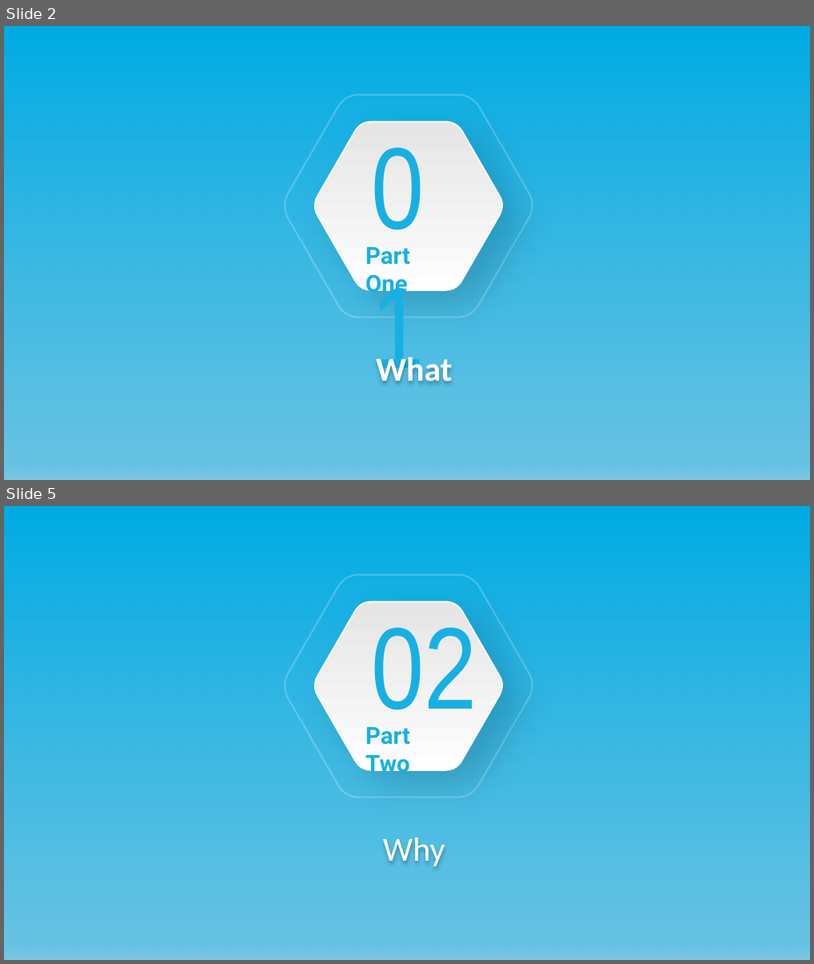
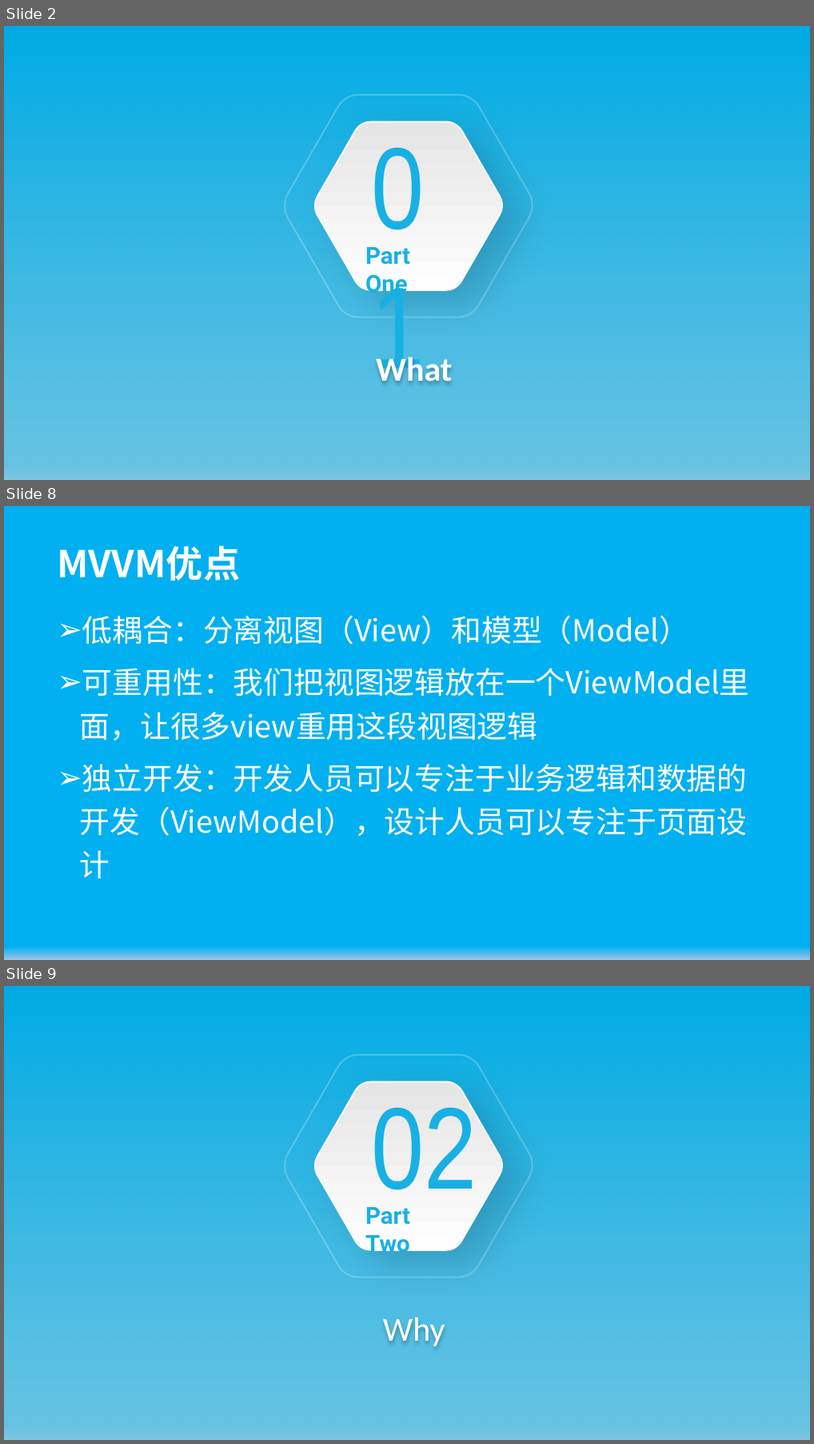
Before and after one commit to wugenshui/ppt, a slide deck: Vue/Vue.js基础.pptx. Shown one above the other, each under a label of ours: slides 2 and 5 before the commit, slides 2, 8 and 9 after it; the slides between them are not shown. The pictures are 814x964 and 814x1444 pixels, drawn with LibreOffice and Linux fonts; fonts in the diff are those of the drawing. Boxes give left, top, right and bottom in pixels: in the first picture for what was removed or moved away, otherwise in the second. Text is boxed around its words. In the diff, an @@ line names an element or a change of style, - is before the commit and + after.

```diff
--- a/Vue/Vue.js基础.pptx
+++ b/Vue/Vue.js基础.pptx
@@ slide 8 added at [4, 506, 810, 960], background gradient #9DC3E6 to #00B0F0 @@
@@ title added at [57, 545, 240, 580], 44 pt, text #FFFFFF, bold @@
+MVVM优点
@@ subtitle added at [80, 616, 750, 878], 36 pt, text #FFFFFF @@
+➢ 低耦合：分离视图（View）和模型（Model）
+➢ 可重用性：我们把视图逻辑放在一个ViewModel里面，让很多view重用这段视图逻辑
+➢ 独立开发：开发人员可以专注于业务逻辑和数据的开发（ViewModel），设计人员可以专注于页面设计
@@ what was slide 5 is now slide 9 @@
```
Also in this commit, not shown: 5 slides changed, 6 other slides added, 1 other file.
